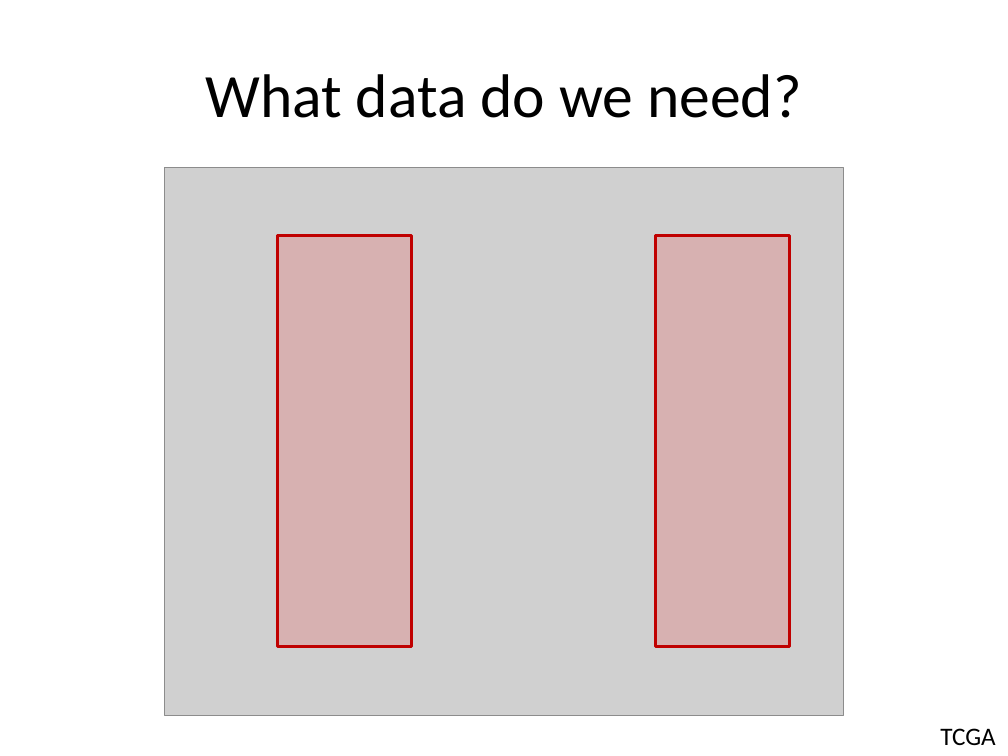
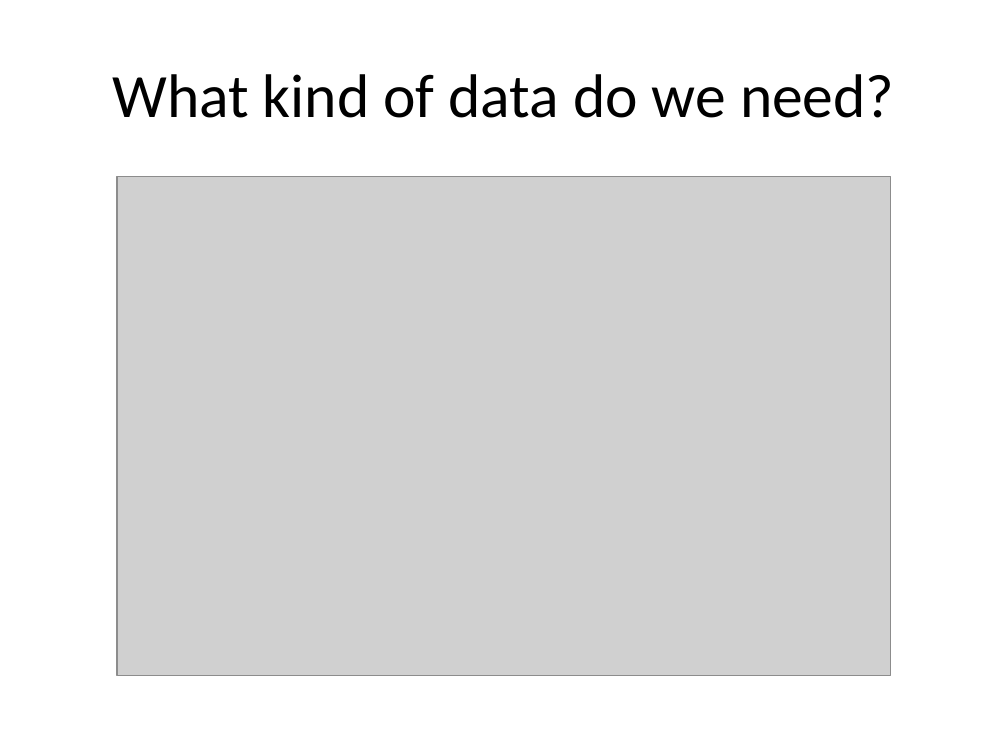
Before and after one commit to cplaisier/isbIntoSysBio, a slide deck: slide 32 of differentialExpressionAnalysis.pptx. Drawn at 1008x756 pixels with LibreOffice and Linux fonts; fonts in the diff are those of the drawing; grey boxes stand for pictures. Boxes give left, top, right and bottom in pixels: in the first picture for what was removed or moved away, otherwise in the second. Text is boxed around its words. In the diff, an @@ line names an element or a change of style, - is before the commit and + after.

```diff
--- a/differentialExpressionAnalysis.pptx
+++ b/differentialExpressionAnalysis.pptx
@@ title at bbox=[112, 74, 894, 118]: text changed @@
-What data do we need?
+What kind of data do we need?
@@ picture: place and size @@
-picture at bbox=[164, 168, 844, 716]
+picture at bbox=[117, 176, 891, 675]
@@ rectangle removed at bbox=[277, 235, 411, 646] @@
@@ rectangle removed at bbox=[655, 235, 789, 646] @@
@@ text removed at bbox=[940, 728, 995, 745] @@
-TCGA
```
Also in this commit, not shown: 7 other slides changed, 1 slide added, 9 other files.
